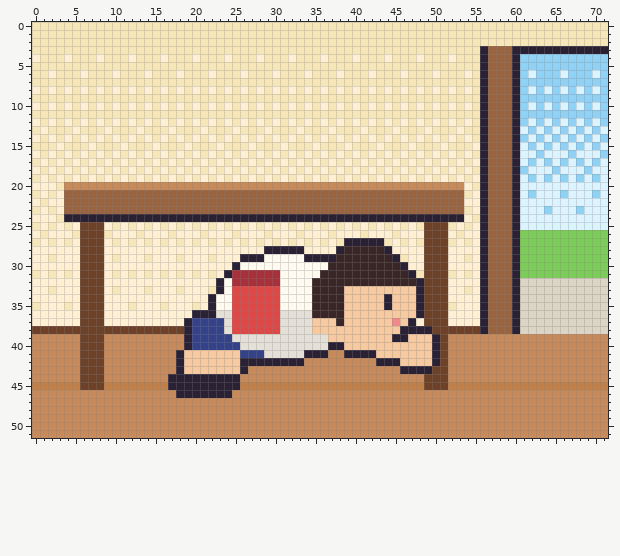
One commit to this pixel-art file: ArtSource/Level/choice_stay.aseprite. The picture above is the old version.
72x52 pixels, 1 frame.
Once edited:
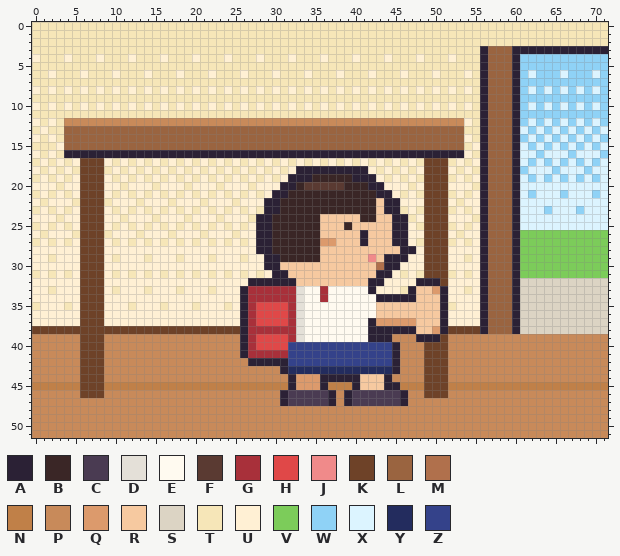
Palette (. is transparent): A #2b2135  B #3a2626  C #4a3b52  D #e4e0d8  E #fffaf0  F #5a3a32  G #a8303a  H #e04848  J #f08a8a  K #6e4228  L #9a6440  M #b0704c  N #c08048  P #c88a5a  Q #dc9a6c  R #f6c9a0  S #dcd4c4  T #f6e6b8  U #fff0d4  V #7ccc5a  W #8fd2f6  X #dcf4ff  Y #232c5e  Z #34428a
The commit says: Redraw the crouching student in the desk and cover Choice pictures.
Changes in this commit:
Changed rows in their new state; - is an unchanged pixel.
first column x 4:
12 PPPPPPPPPPPPPPPPPPPPPPPPPPPPPPPPPPPPPPPPPPPPPPPPPP
13 LLLLLLLLLLLLLLLLLLLLLLLLLLLLLLLLLLLLLLLLLLLLLLLLLL
14 LLLLLLLLLLLLLLLLLLLLLLLLLLLLLLLLLLLLLLLLLLLLLLLLLL
15 LLLLLLLLLLLLLLLLLLLLLLLLLLLLLLLLLLLLLLLLLLLLLLLLLL
16 AAAAAAAAAAAAAAAAAAAAAAAAAAAAAAAAAAAAAAAAAAAAAAAAAA
17 --KKK----------------------------------------KKK--
18 --KKK------------------------AAAAAAAAA-------KKK--
19 --KKK-----------------------AAABBBBBAAA------KKK--
20 UUKKKUUTUUUTUUUTUUUTUUUTUUUAABFFFFFBBBAAUUUTUKKKUU
21 TUKKKUTUTUTUTUTUTUTUTUTUTUAABBBBBBBBBBBAAUTUTKKKTU
22 UTKKKTUUUTUUUTUUUTUUUTUUUAABBBBBBBBBBBBRAAUUUKKKUT
23 TUKKKUTUTUTUTUTUTUTUTUTUTAABBBBBBBBBBBBRAATUTKKKTU
24 UUKKKUUTUUUTUUUTUUUTUUUT--BBBBBBRRRRRBBRR--TUKKKUU
25 ------------------------AABBBBBBRRRBRRRRRAA-------
26 ------------------------AABBBBBBRRRRRARRRAA-------
27 ------------------------AABBBBBBQQRRR-RRRAA-------
28 ------------------------A-BBBBBBRRRRRRRRRRAA------
29 ----------------------TUUAABBBBBRRRRRRJRA-A-------
30 ---------------------UUUUAARRRRRRRRRRRRMAAU-------
31 --------------------TUTUTUAARRRRRRRRRRRAAUTU------
32 -------------------UUUUAAAAAARRRRRRRRRAAUUUU-AA---
33 -------------------UUUAGGGGGGD-EGEEEEEAUUUTARRQA--
34 ------------------UUUUAGGGGGGD-EGEEEEEEA-AAARRRA--
35 ------------------UUTUAG---HGD-EEEEEEEE-R---RRRA--
36 ----------------UUUUUUAG---HG-EEEEEEEEE-----RRRA--
37 ---------------UUUUUUUAG---HG-EEEEEEEEAQQQQQRRRA--
38 ---------------KKKKKKKAGGGGGG-EEEEEEEEAAAA--RRQA--
39 ---------------PPPPPPPAGHHHHG-EEEEEEEEAAAPPPAA----
40 ---------------PPPPPPPAGHHHHZZZZZZZZZZZZZAPPPKK---
41 --------------PPPPPPPPAGGGGGZZZZZZZZZZZZZAPPPKK---
42 --------------PPPPPPPPP-----ZZZZZZZZZZZZZ-PPPKK---
43 --------------PPPPPPPPP----AYYYYYYYYYYYYYAPPPK----
44 -------------PPPPPPPPP------AQQQAAAAARRRA---------
45 -------------NNNNNNNNN------AQQQA---ARRRAA--------
46 --KKK---------PPPPPPP------ACCCCCA-ACCCCCCA--KKK--
47 ---------------------------ACCCCCA-ACCCCCCA-------
Where, in picture pixels (left, top, right, bottom), the same in both pictures:
changed: (64, 118, 464, 406)
